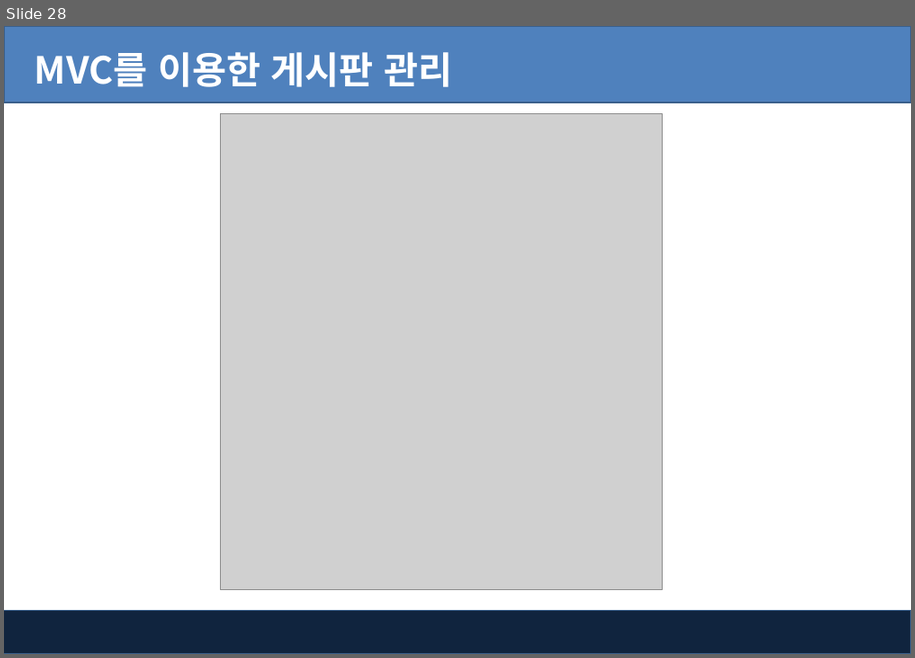
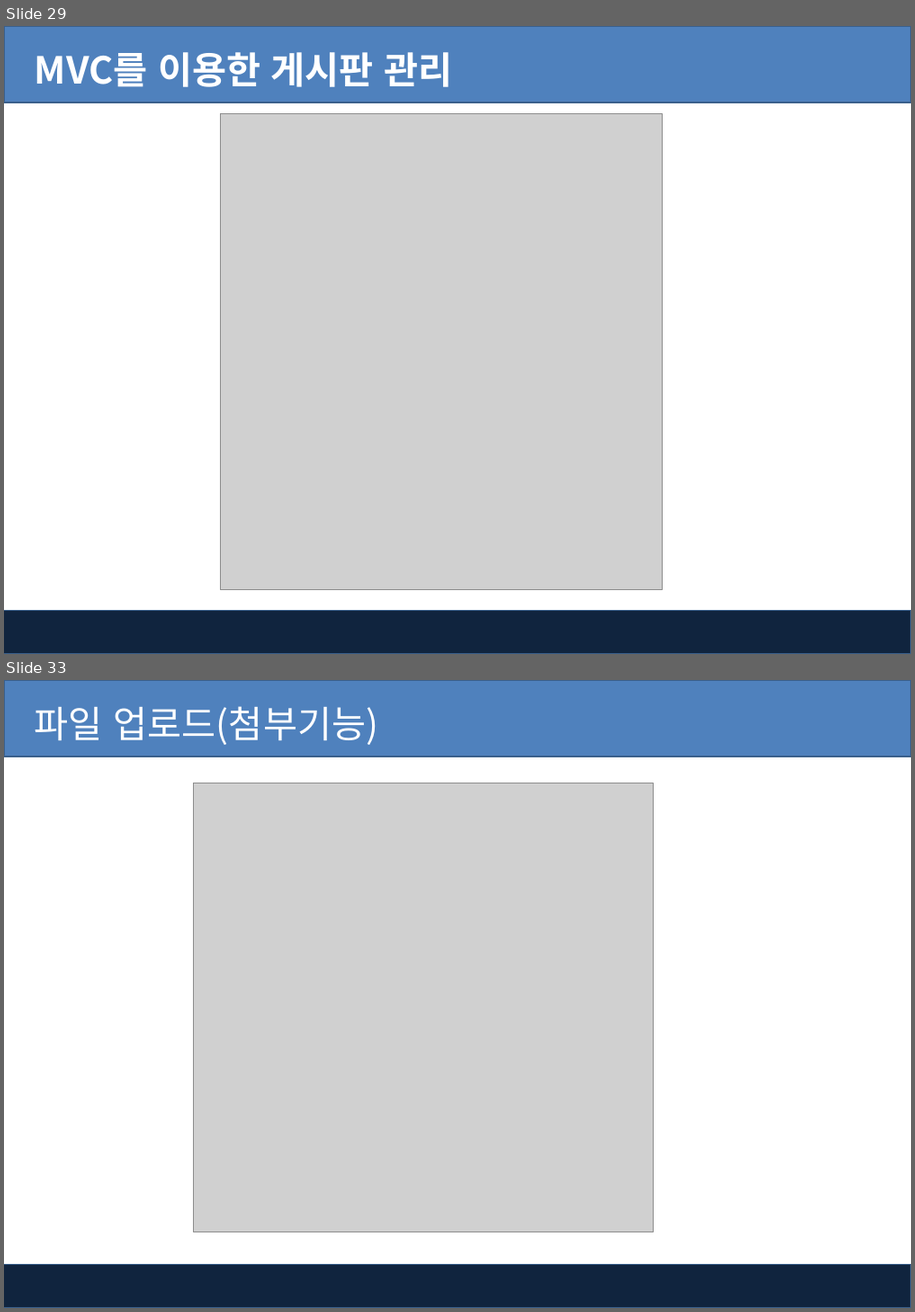
Before and after one commit to pshho/ngreen_project, a slide deck: jspWorks/자료/jsp_ppt/10-2장. Jsp - MVC를 이용한 게시판 관리.pptx. Shown one above the other, each under a label of ours: slide 28 before the commit, slides 29 and 33 after it; the slides between them are not shown. The pictures are 915x658 and 915x1312 pixels, drawn with LibreOffice and Linux fonts; fonts in the diff are those of the drawing; grey boxes stand for pictures; background and template pictures are left out. Boxes give left, top, right and bottom in pixels: in the first picture for what was removed or moved away, otherwise in the second. Text is boxed around its words. In the diff, an @@ line names an element or a change of style, - is before the commit and + after.

```diff
--- a/jspWorks/자료/jsp_ppt/10-2장. Jsp - MVC를 이용한 게시판 관리.pptx
+++ b/jspWorks/자료/jsp_ppt/10-2장. Jsp - MVC를 이용한 게시판 관리.pptx
@@ slide 33 added at (4,680,911,1308), background #FFFFFF; not listed: 2 template elements that a slide beside it also shows @@
@@ text added at (35,706,379,745), 32 pt, text #FFFFFF @@
+파일 업로드(첨부기능)
@@ picture added at (194,783,654,1232) @@
@@ what was slide 28 is now slide 29 @@
```
Also in this commit, not shown: 1 slide changed, 8 other slides added, 27 other files.
